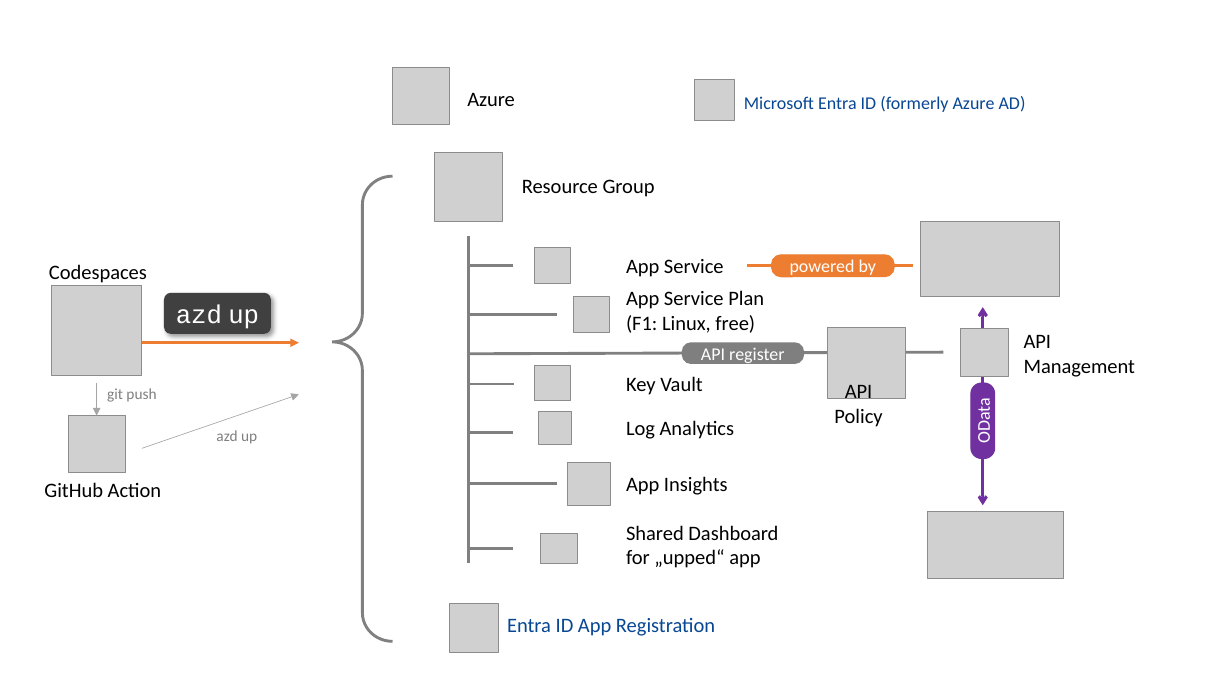
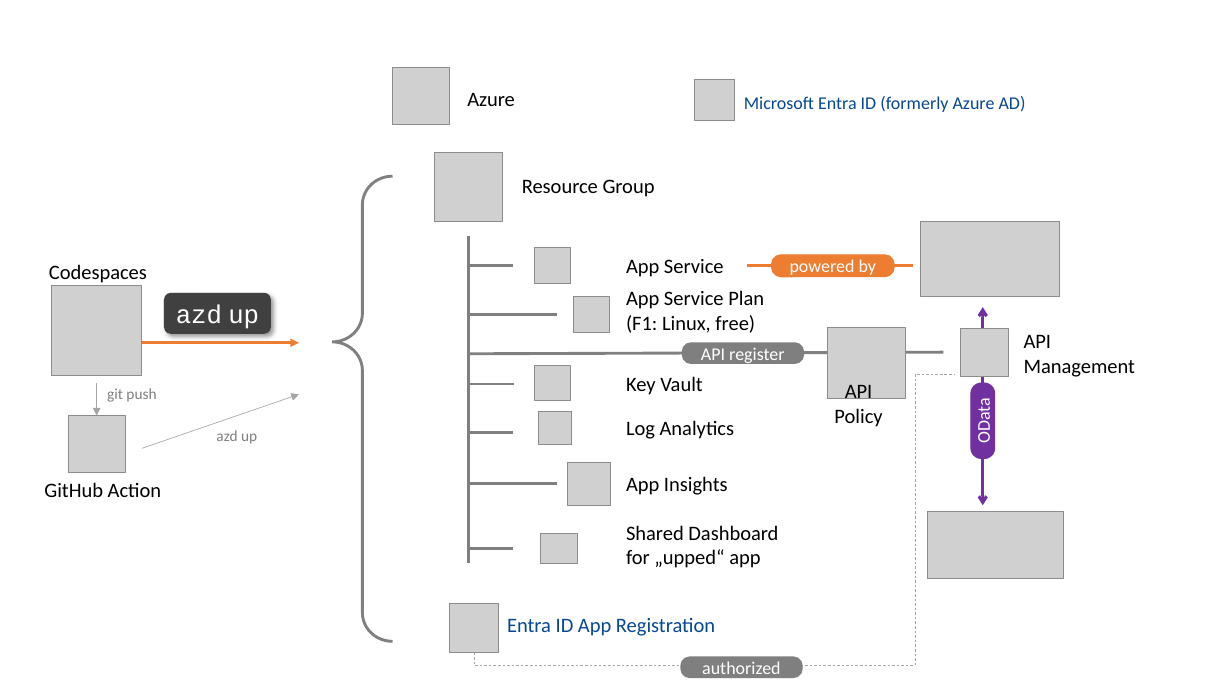
Before and after one commit to Azure-Samples/app-service-javascript-sap-cloud-sdk-quickstart, a slide deck: slide 1 of assets/drawings.pptx. Drawn at 1232x693 pixels with LibreOffice and Linux fonts; fonts in the diff are those of the drawing; grey boxes stand for pictures; background and template pictures are left out. Boxes give left, top, right and bottom in pixels: in the first picture for what was removed or moved away, otherwise in the second. Text is boxed around its words. In the diff, an @@ line names an element or a change of style, - is before the commit and + after.

```diff
--- a/assets/drawings.pptx
+++ b/assets/drawings.pptx
@@ elbow line added from (474, 653) to (954, 374), #A5A5A5 0.5 pt dashed @@
@@ rounded rectangle added at box(680, 656, 802, 678), fill #7F7F7F, 14 pt, text #FFFFFF @@
+authorized
```
Also in this commit, not shown: 12 other files.
